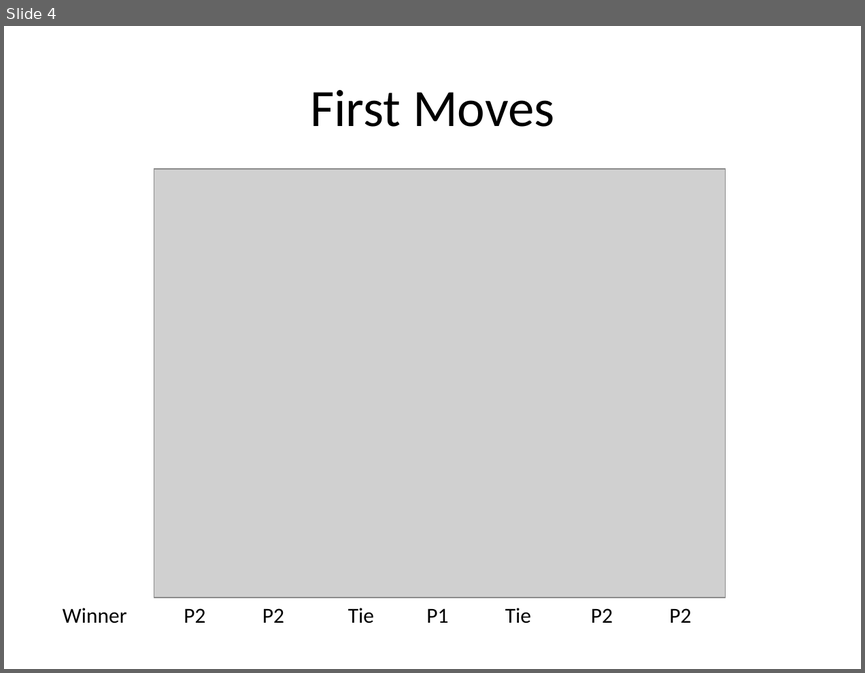
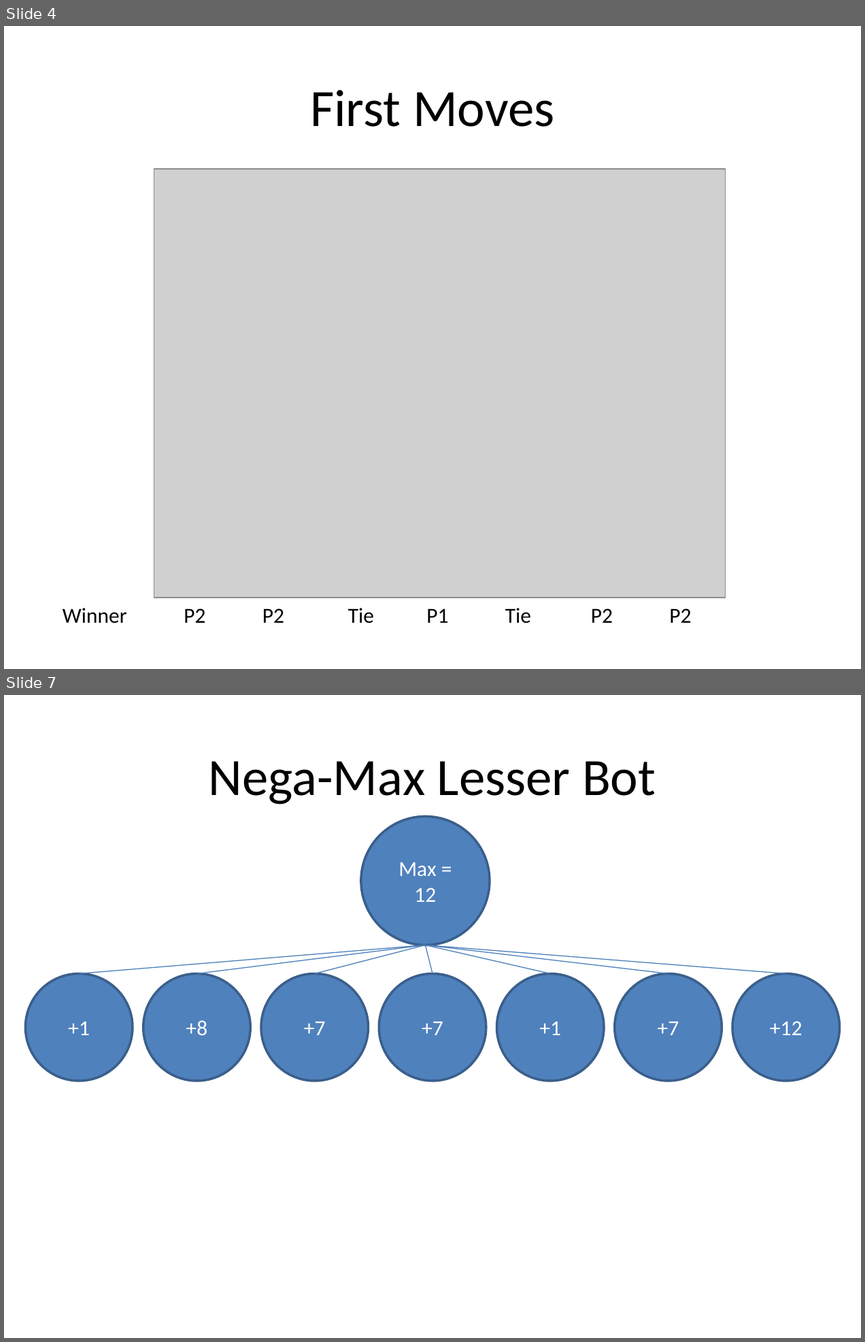
Before and after one commit to jjpearson8611/AI-Class-Projects, a slide deck: FinalProject/FinalProjectPresentation.pptx. Shown one above the other, each under a label of ours: slide 4 before the commit, slides 4 and 7 after it; the slides between them are not shown. The pictures are 865x673 and 865x1342 pixels, drawn with LibreOffice and Linux fonts; fonts in the diff are those of the drawing; grey boxes stand for pictures. Boxes give left, top, right and bottom in pixels: in the first picture for what was removed or moved away, otherwise in the second. Text is boxed around its words. In the diff, an @@ line names an element or a change of style, - is before the commit and + after.

```diff
--- a/FinalProject/FinalProjectPresentation.pptx
+++ b/FinalProject/FinalProjectPresentation.pptx
@@ slide 7 added at [4,695,861,1338], background #FFFFFF @@
@@ title added at [209,761,655,804], 44 pt, text #000000 @@
+Nega-Max Lesser Bot
@@ ellipse added at [361,817,490,945], fill #4F81BD, outline #3A5F8C 2 pt, 18 pt, text #FFFFFF @@
+Max = 12
@@ line added from (426, 945) to (79, 974), #4B7EBC 0.75 pt @@
@@ line added from (197, 974) to (426, 945), #4B7EBC 0.75 pt @@
@@ line added from (314, 974) to (426, 945), #4B7EBC 0.75 pt @@
@@ line added from (426, 945) to (432, 974), #4B7EBC 0.75 pt @@
@@ line added from (551, 974) to (426, 945), #4B7EBC 0.75 pt @@
@@ line added from (668, 974) to (426, 945), #4B7EBC 0.75 pt @@
@@ line added from (785, 974) to (426, 945), #4B7EBC 0.75 pt @@
@@ ellipse added at [26,974,133,1081], fill #4F81BD, outline #3A5F8C 2 pt, 18 pt, text #FFFFFF @@
++1
@@ ellipse added at [143,974,250,1081], fill #4F81BD, outline #3A5F8C 2 pt, 18 pt, text #FFFFFF @@
++8
@@ ellipse added at [261,974,368,1081], fill #4F81BD, outline #3A5F8C 2 pt, 18 pt, text #FFFFFF @@
++7
@@ ellipse added at [379,974,486,1081], fill #4F81BD, outline #3A5F8C 2 pt, 18 pt, text #FFFFFF @@
++7
@@ ellipse added at [496,974,604,1081], fill #4F81BD, outline #3A5F8C 2 pt, 18 pt, text #FFFFFF @@
++1
@@ ellipse added at [614,974,721,1081], fill #4F81BD, outline #3A5F8C 2 pt, 18 pt, text #FFFFFF @@
++7
@@ ellipse added at [732,974,839,1081], fill #4F81BD, outline #3A5F8C 2 pt, 18 pt, text #FFFFFF @@
++12
```
Also in this commit, not shown: 4 other slides added, 1 slide removed, 2 other files.
